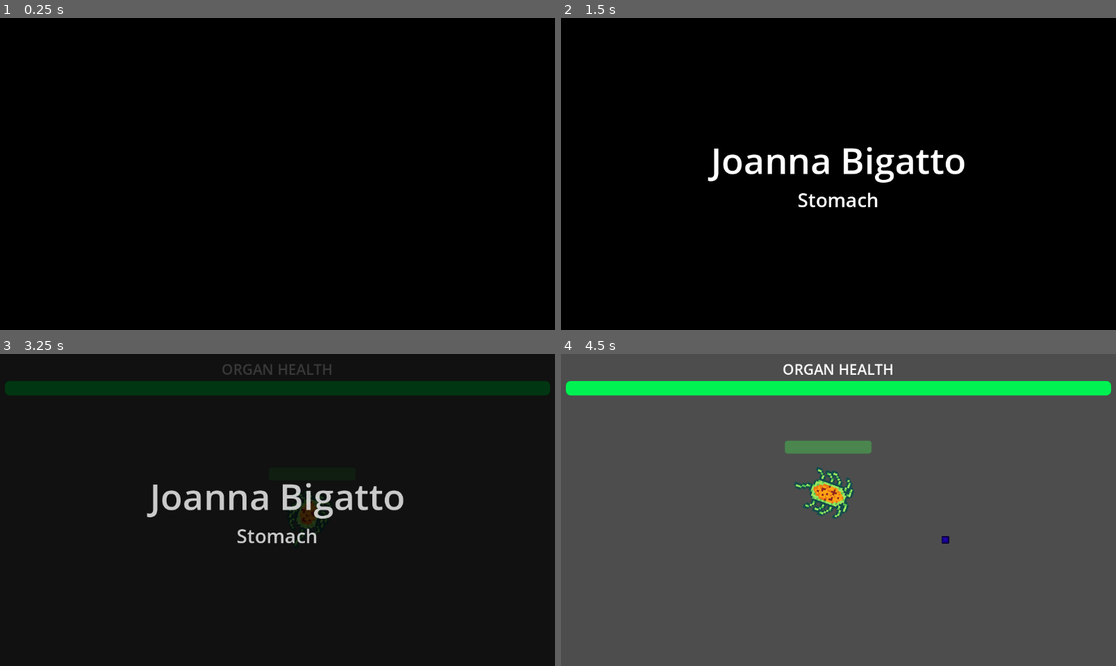
Above: before the commit, frames 1-4 (two rows, left to right).
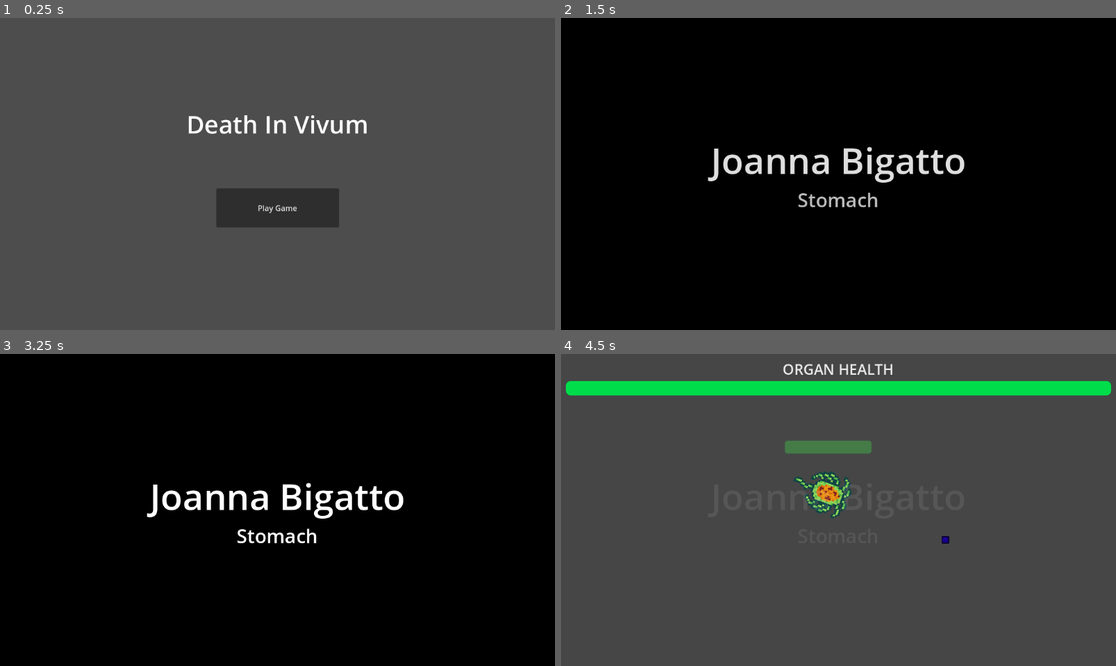
Above: after the commit, the same moments.

Repository: bgalerani94/godot-wild-jam-83
Game: Godot game, scene res://UI/Scenes/main_menu.tscn
Two runs of this game, one before a commit and one after it. Both use one fixed random seed, a clock stepped at 60 frames per second and the inputs below. Before the commit the project starts from res://Prototypes/Scenes/test_scene.tscn. The engine's default icon, where the game draws it, is replaced by a stand-in: a white triangle on a blue panel in a dark square.
Inputs (mouse positions are in pixels of both pictures, inside the frame that each line leads up to):
- Up to frame 1 (0.25 s): no input
- Up to frame 2 (1.5 s): click (838, 208) at 0.5 s, where only the run after the commit has a clickable "Play Game"; tap Enter (ui_accept) at 1.25 s; move the mouse to (960, 158) at 1.27 s; press the mouse at (960, 158) at 1.28 s; hold D (move_right) from 1.28 s (still down)
- Up to frame 3 (3.25 s): tap Enter (ui_accept) at 1.52, 2, 2.27, 2.75 s; move the mouse to (166, 525) at 2.02 s; release D (move_right) at 2.03 s; release the mouse at (166, 525) at 2.03 s; hold S (move_down) 2.03-2.78 s; click (166, 525) at 2.1 s; move the mouse to (333, 441) at 2.77 s; press the mouse at (333, 441) at 2.78 s; hold D (move_right) from 2.78 s (still down)
- Up to frame 4 (4.5 s): move the mouse to (810, 572) at 3.52 s; release D (move_right) at 3.53 s; release the mouse at (810, 572) at 3.53 s; hold W (move_up) 3.53-4.28 s; click (810, 572) at 3.6 s; tap Enter (ui_accept) at 3.77 s; move the mouse to (1005, 556) at 4.27 s; press the mouse at (1005, 556) at 4.28 s; hold A (move_left) from 4.28 s (still down)

The runs differ from the first frame. In frame 1, 100% of the frame differs, in the area x 0-100%, y 0-100%; in frame 2, 1.5%; in frame 3, 7.4%; in frame 4, 0.8%.

Commit message:
Create the base for the main menu

Diff:
--- a/Scripts/game_manager.gd
+++ b/Scripts/game_manager.gd
@@ -21,9 +21,6 @@
 var damage_component : DamageComponent
 
 signal level_loaded
-
-func _ready():
-	start_game()
 
 func start_game():
 	if get_tree().current_scene.scene_file_path != "res://Prototypes/Scenes/test_scene.tscn":
--- /dev/null
+++ b/UI/Scenes/main_menu.tscn
@@ -0,0 +1,43 @@
+[gd_scene load_steps=2 format=3 uid="uid://bc0y6eltievhx"]
+
+[ext_resource type="Script" uid="uid://cly6g7rod701w" path="res://UI/Scripts/main_menu.gd" id="1_2sit6"]
+
+[node name="MainMenu" type="Control"]
+layout_mode = 3
+anchors_preset = 15
+anchor_right = 1.0
+anchor_bottom = 1.0
+grow_horizontal = 2
+grow_vertical = 2
+size_flags_horizontal = 3
+size_flags_vertical = 3
+script = ExtResource("1_2sit6")
+
+[node name="Label" type="Label" parent="."]
+layout_mode = 1
+anchors_preset = 10
+anchor_right = 1.0
+offset_top = 181.0
+offset_bottom = 259.0
+grow_horizontal = 2
+theme_override_font_sizes/font_size = 51
+text = "Death In Vivum"
+horizontal_alignment = 1
+vertical_alignment = 1
+
+[node name="StartButton" type="Button" parent="."]
+layout_mode = 1
+anchors_preset = 8
+anchor_left = 0.5
+anchor_top = 0.5
+anchor_right = 0.5
+anchor_bottom = 0.5
+offset_left = -127.0
+offset_top = 30.0
+offset_right = 128.0
+offset_bottom = 111.0
+grow_horizontal = 2
+grow_vertical = 2
+text = "Play Game"
+
+[connection signal="pressed" from="StartButton" to="." method="on_start_pressed"]
--- /dev/null
+++ b/UI/Scripts/main_menu.gd
@@ -0,0 +1,4 @@
+extends Control
+
+func on_start_pressed() -> void:
+	SceneManager.start_game()
--- a/project.godot
+++ b/project.godot
@@ -11,7 +11,7 @@
 [application]
 
 config/name="godot-wild-jam-83"
-run/main_scene="uid://dwden86376upe"
+run/main_scene="uid://bc0y6eltievhx"
 config/features=PackedStringArray("4.4", "Forward Plus")
 config/icon="res://icon.svg"
 
Not shown, added: UI/Scripts/main_menu.gd.uid
